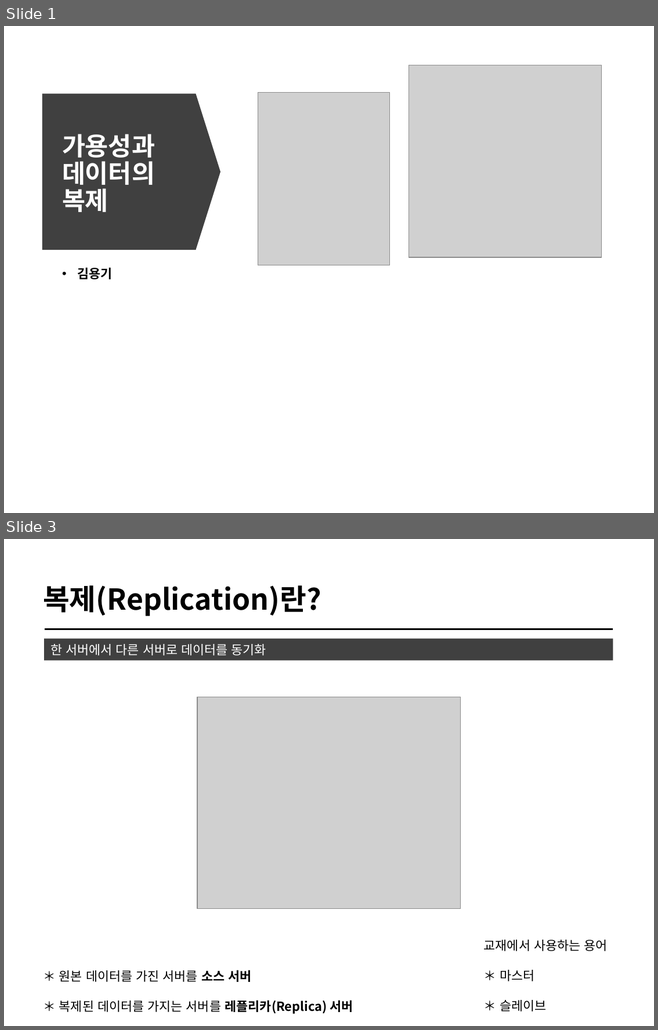
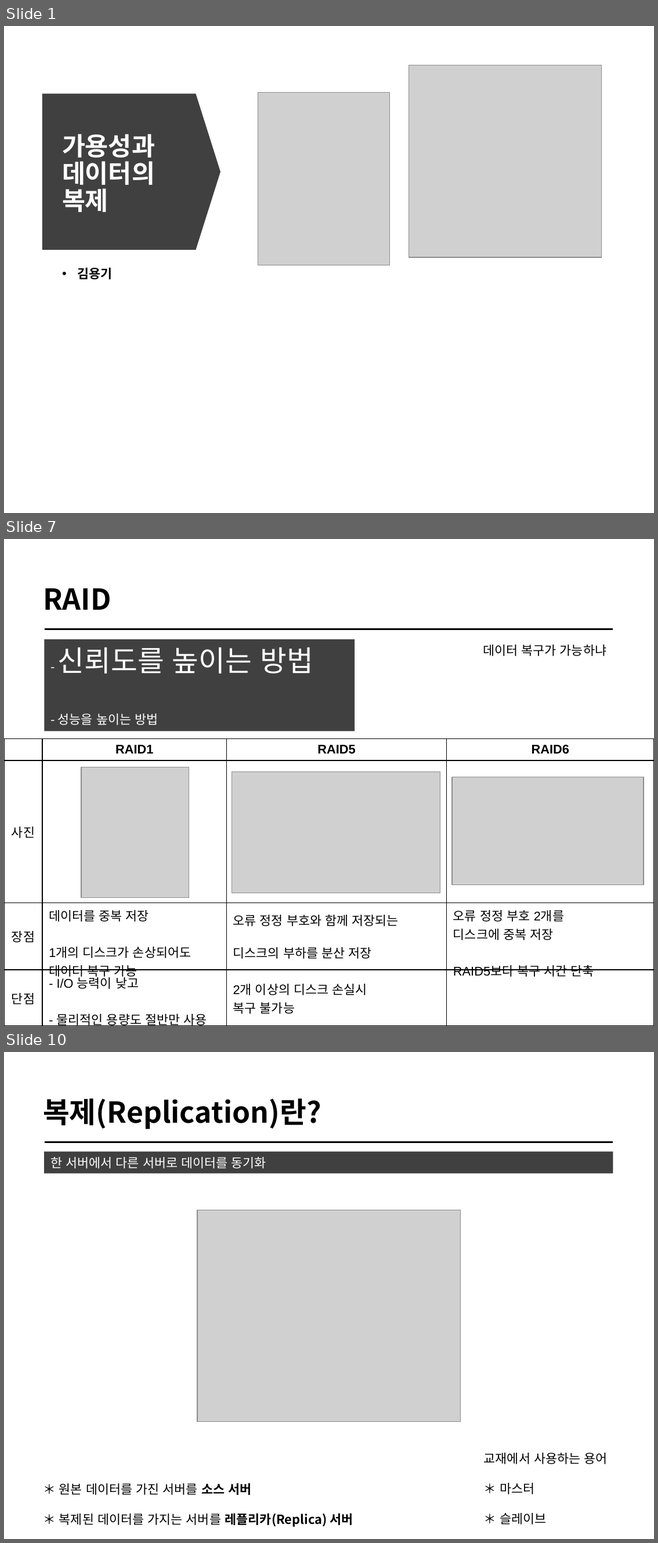
Before and after one commit to cs-study-org/cs-study, a slide deck: 23/yongki/Availability&Replication.pptx. Shown one above the other, each under a label of ours: slides 1 and 3 before the commit, slides 1, 7 and 10 after it; the slides between them are not shown. The pictures are 658x1030 and 658x1543 pixels, drawn with LibreOffice and Linux fonts; fonts in the diff are those of the drawing; grey boxes stand for pictures. Boxes give left, top, right and bottom in pixels: in the first picture for what was removed or moved away, otherwise in the second. Text is boxed around its words. In the diff, an @@ line names an element or a change of style, - is before the commit and + after.

```diff
--- a/23/yongki/Availability&Replication.pptx
+++ b/23/yongki/Availability&Replication.pptx
@@ slide 7 added at (x1=4, y1=539, x2=654, y2=1026), background #FFFFFF @@
@@ title added at (x1=43, y1=588, x2=111, y2=610), 32 pt, text #000000, bold @@
+RAID
@@ rectangle added at (x1=44, y1=640, x2=355, y2=732), fill #404040, 14 pt, text #FFFFFF @@
+- 신뢰도를 높이는 방법
+- 성능을 높이는 방법
@@ line added from (45, 629) to (612, 629), #000000 2 pt @@
@@ text added at (x1=482, y1=645, x2=606, y2=656), 14 pt, text #000000 @@
+데이터 복구가 가능하냐
@@ table added at (x1=4, y1=739, x2=654, y2=1026), 4 rows, 4 columns @@
+ | RAID1 | RAID5 | RAID6
+사진 |  |  | 
+장점 | 데이터를 중복 저장 1개의 디스크가 손상되어도 데이터 복구 가능 | 오류 정정 부호와 함께 저장되는 / 디스크의 부하를 분산 저장 | 오류 정정 부호 2개를 디스크에 중복 저장 RAID5보다 복구 시간 단축
+단점 | - I/O 능력이 낮고 - 물리적인 용량도 절반만 사용 | 2개 이상의 디스크 손실시 / 복구 불가능 | 
@@ picture added at (x1=81, y1=767, x2=188, y2=897) @@
@@ picture added at (x1=231, y1=772, x2=439, y2=893) @@
@@ picture added at (x1=452, y1=777, x2=643, y2=885) @@
@@ what was slide 3 is now slide 10 @@
```
Also in this commit, not shown: 6 slides changed, 8 other slides added, 1 other file.
